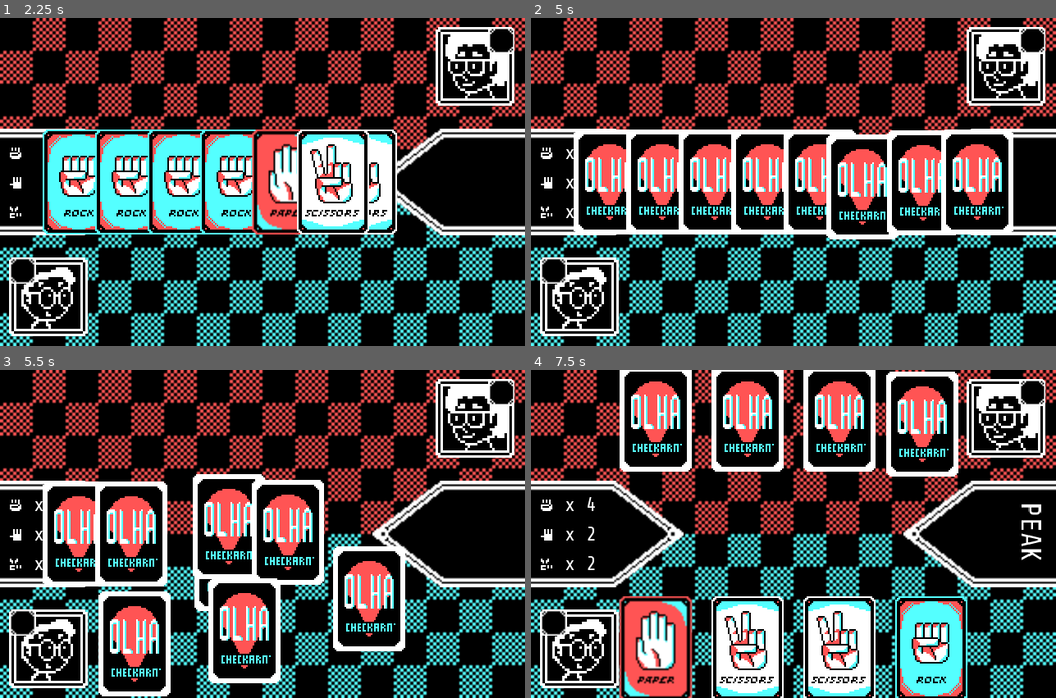
Above: before the commit, frames 1-4 (two rows, left to right).
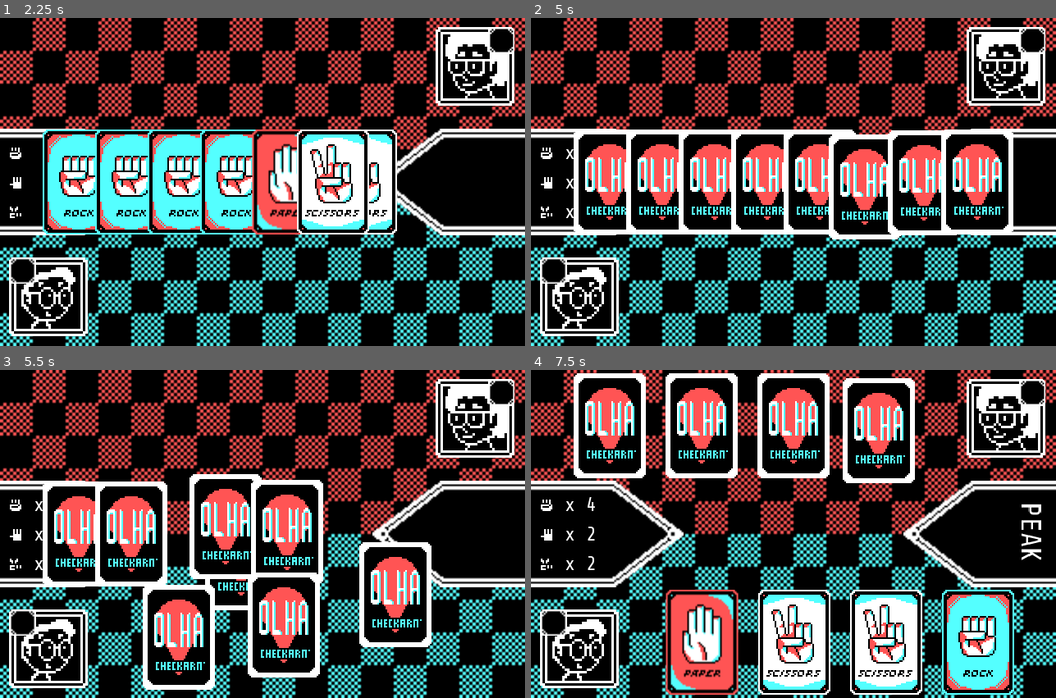
Above: after the commit, the same moments.

Repository: enunezs/EC2020GameJam
Game: Godot game, scene res://Scenes/Game.tscn
Same seed, same stepped clock (60 frames per second), same inputs: the game is played once before the commit and once after it. This scene is started directly instead of the project's main scene.
Inputs (mouse positions are in pixels of both pictures, inside the frame that each line leads up to):
- Up to frame 1 (2.25 s): tap Enter at 0.5 s; move the mouse to (462, 182) at 0.52 s; click (462, 182) at 0.67 s; move the mouse to (252, 182) at 1.27 s; click (252, 182) at 1.42 s; move the mouse to (131, 182) at 2.02 s; click (131, 182) at 2.17 s
- Up to frame 2 (5 s): move the mouse to (714, 182) at 2.77 s; click (714, 182) at 2.92 s; move the mouse to (767, 182) at 3.52 s; click (767, 182) at 3.67 s; move the mouse to (819, 182) at 4.27 s; click (819, 182) at 4.42 s
- Up to frame 3 (5.5 s): move the mouse to (330, 540) at 5.02 s; click (330, 540) at 5.17 s
- Up to frame 4 (7.5 s): move the mouse to (746, 648) at 5.77 s; click (746, 648) at 5.92 s; move the mouse to (840, 648) at 6.52 s; click (840, 648) at 6.67 s; move the mouse to (688, 550) at 7.27 s; click (688, 550) at 7.42 s

Frame 1 is identical in both runs. In frame 2, 1.6% of the frame differs, in the area x 56-82%, y 34-68%; in frame 3, 16%; in frame 4, 36%, in the area x 8-93%, y 0-100%.

Commit message:
Update Game.tscn

Diff:
--- a/Scenes/Game.tscn
+++ b/Scenes/Game.tscn
@@ -99,13 +99,13 @@
 [node name="Counter" type="Node2D" parent="."]
 
 [node name="PlayerCards" type="Node2D" parent="."]
-position = Vector2( 160, 170 )
+position = Vector2( 188.288, 165.984 )
 
 [node name="PlayerActiveCard" type="Node2D" parent="."]
 position = Vector2( 200, 100 )
 
 [node name="CPUCards" type="Node2D" parent="."]
-position = Vector2( 160, 30 )
+position = Vector2( 131.986, 34.0345 )
 
 [node name="CPUActiveCard" type="Node2D" parent="."]
 position = Vector2( 120, 100 )
@@ -303,7 +303,7 @@
 scale = Vector2( 1.5, 1.5 )
 frames = SubResource( 11 )
 animation = "Idle"
-frame = 6
+frame = 5
 playing = true
 flip_h = true
 
